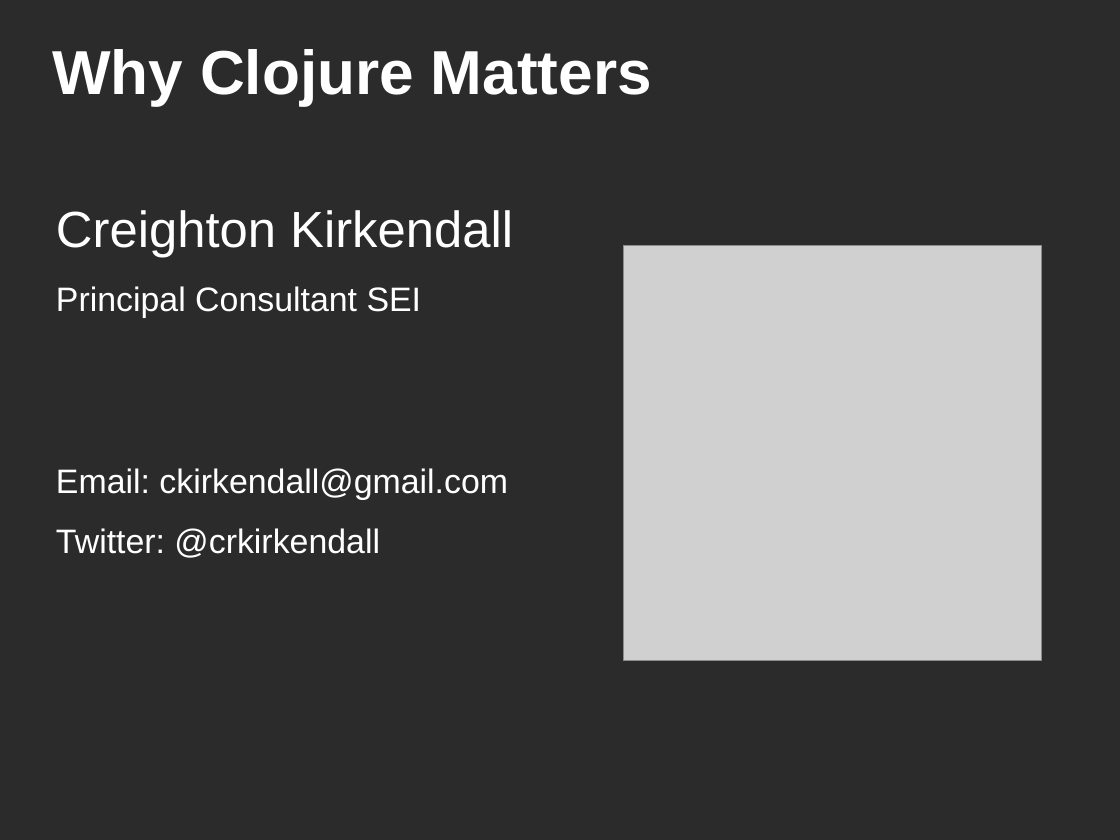
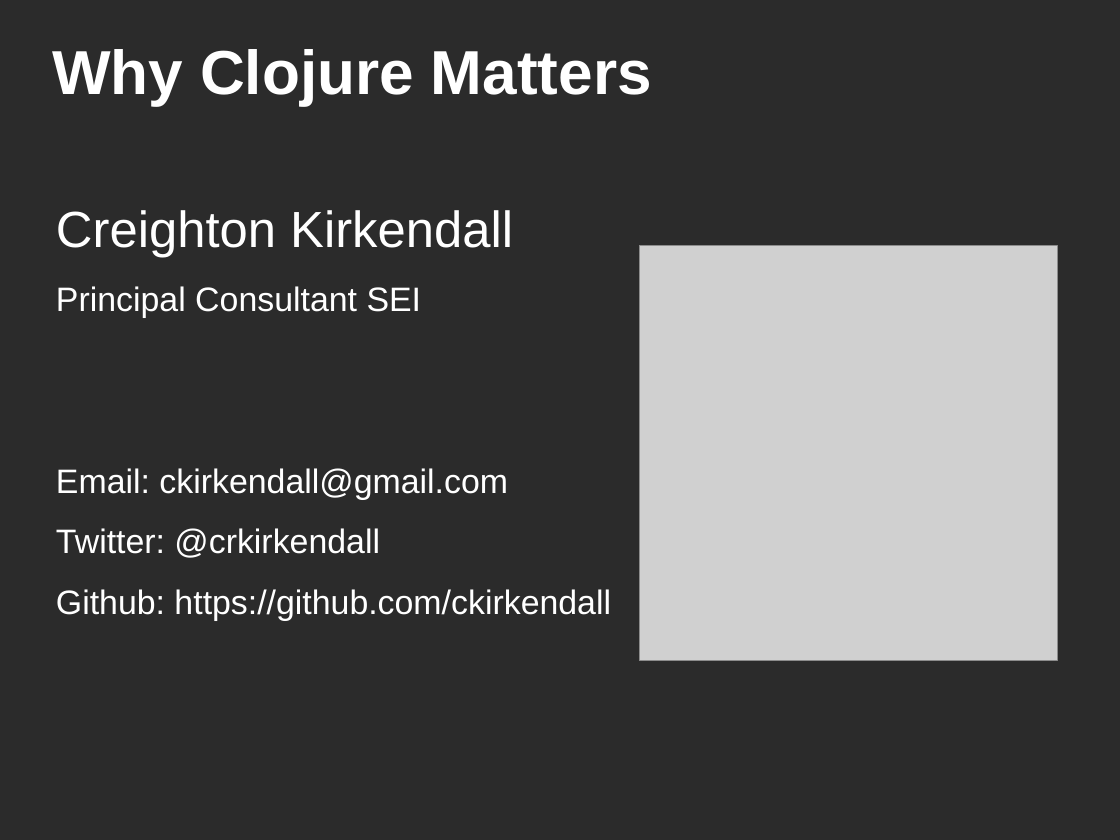
Before and after one commit to ckirkendall/cinjug-sept-2011, a slide deck: slide 1 of presentation/why-clojure-cinjug.odp. Drawn at 1120x840 pixels with LibreOffice and Linux fonts; fonts in the diff are those of the drawing; grey boxes stand for pictures; background and template pictures are left out; a plain dark background stands for a picture behind light text. Boxes give left, top, right and bottom in pixels: in the first picture for what was removed or moved away, otherwise in the second. Text is boxed around its words. In the diff, an @@ line names an element or a change of style, - is before the commit and + after.

Commit message:
added github link

```diff
--- a/presentation/why-clojure-cinjug.odp
+++ b/presentation/why-clojure-cinjug.odp
@@ picture: place and size @@
-picture at box(623, 246, 1042, 661)
+picture at box(639, 246, 1058, 661)
@@ text at box(56, 589, 611, 621): paragraph added @@
+Github: https://github.com/ckirkendall
```
